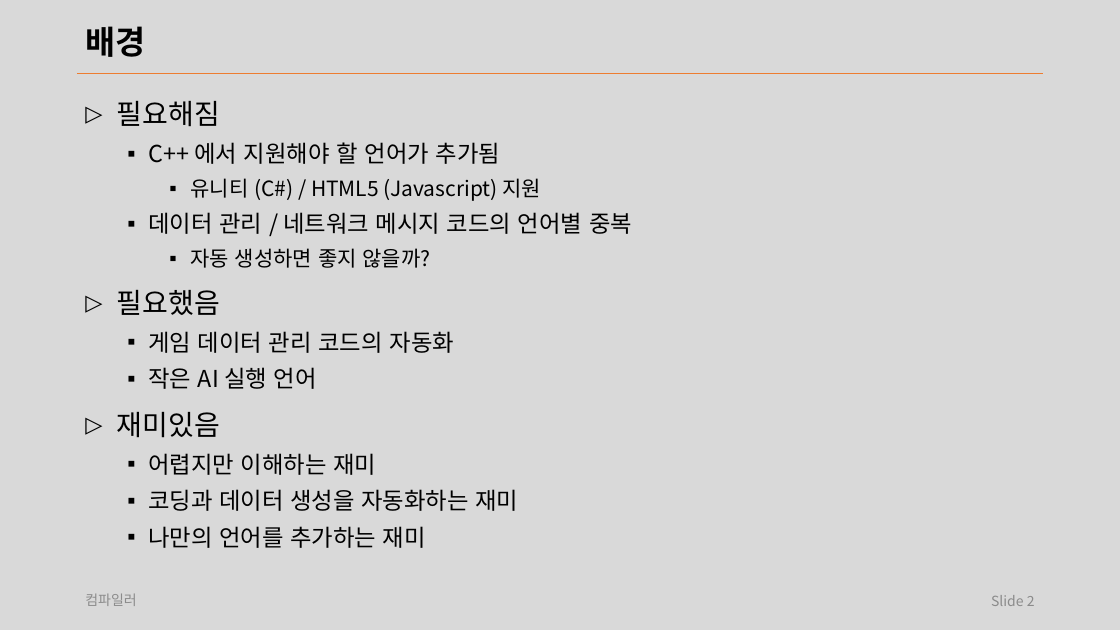
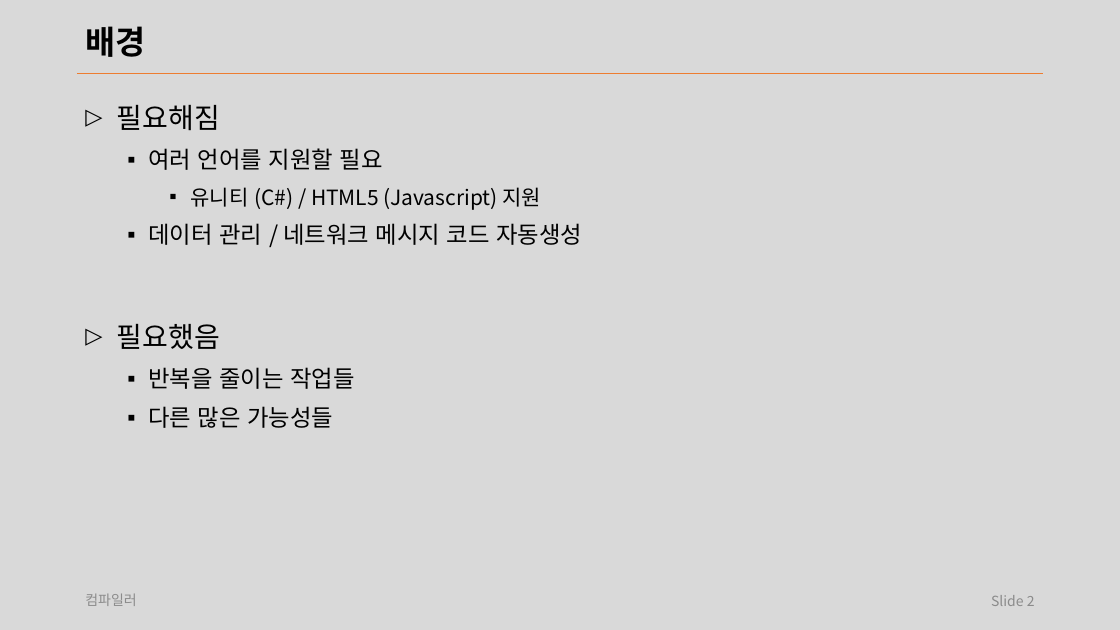
Before and after one commit to laxtools/article, a slide deck: slide 2 of programming/compiler/lecture/note.pptx. Drawn at 1120x630 pixels with LibreOffice and Linux fonts; fonts in the diff are those of the drawing. Boxes give left, top, right and bottom in pixels: in the first picture for what was removed or moved away, otherwise in the second. Text is boxed around its words. In the diff, an @@ line names an element or a change of style, - is before the commit and + after.

```diff
--- a/programming/compiler/lecture/note.pptx
+++ b/programming/compiler/lecture/note.pptx
@@ text at [117, 105, 542, 349]: line spacing 1.1 to 1.2 @@
@@ text at [148, 148, 383, 170]: text changed @@
-  ▪ C++ 에서 지원해야 할 언어가 추가됨
+  ▪ 여러 언어를 지원할 필요
@@ text at [148, 223, 582, 245]: text changed @@
-  ▪ 데이터 관리 / 네트워크 메시지 코드의 언어별 중복
-    ▪ 자동 생성하면 좋지 않을까?
+  ▪ 데이터 관리 / 네트워크 메시지 코드 자동생성
@@ text at [148, 367, 354, 428]: text changed @@
-  ▪ 게임 데이터 관리 코드의 자동화
-  ▪ 작은 AI 실행 언어
-▷ 재미있음
-  ▪ 어렵지만 이해하는 재미
-  ▪ 코딩과 데이터 생성을 자동화하는 재미
-  ▪ 나만의 언어를 추가하는 재미
+  ▪ 반복을 줄이는 작업들
+  ▪ 다른 많은 가능성들
```
Also in this commit, not shown: 26 other slides changed, 2 slides removed, 24 other files.
